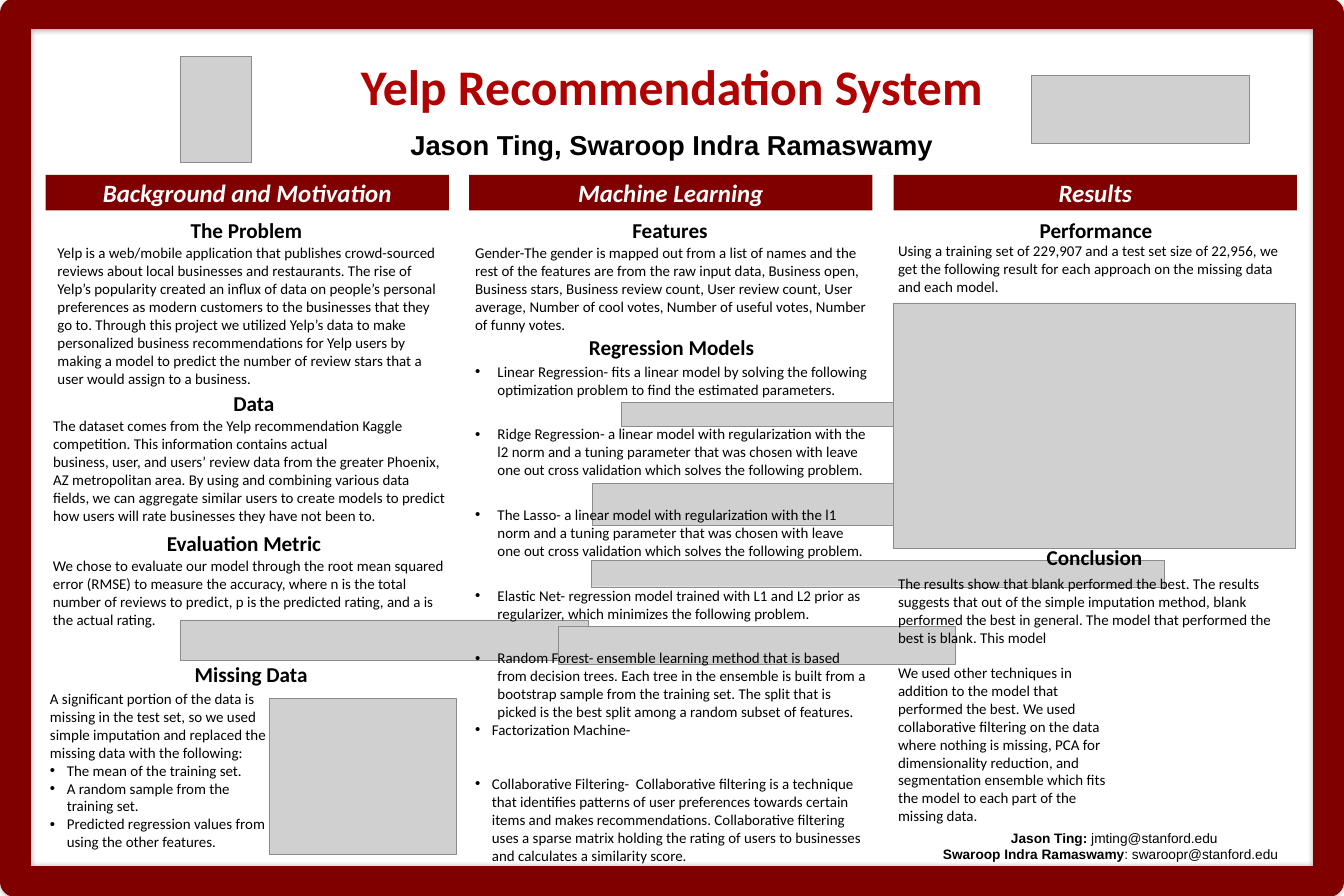
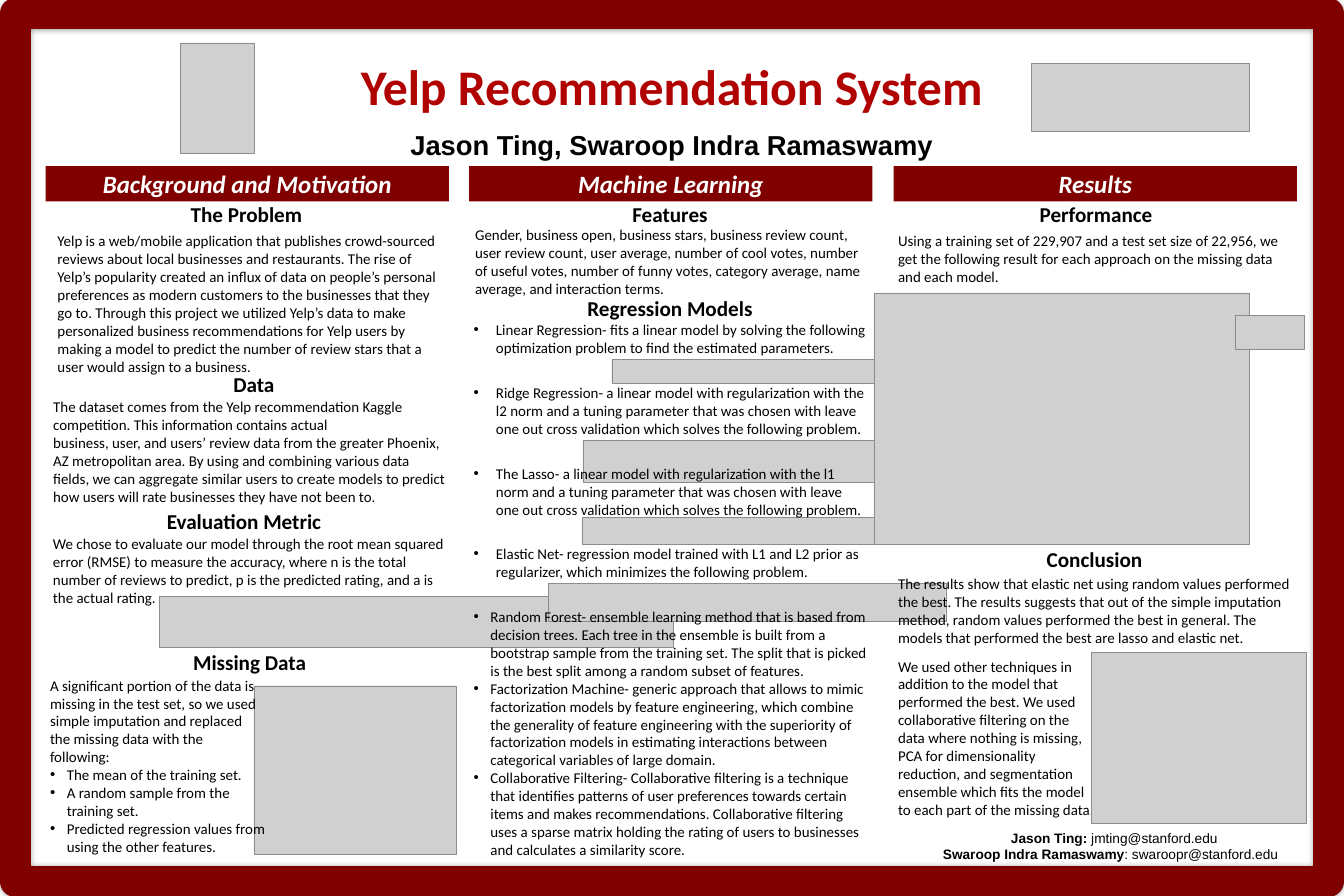
Before and after one commit to s-ramaswamy/CS-229-project, a slide deck: slide 1 of Ting_Ramaswamy_cs229Poster.pptx. Drawn at 1344x896 pixels with LibreOffice and Linux fonts; fonts in the diff are those of the drawing; grey boxes stand for pictures. Boxes give left, top, right and bottom in pixels: in the first picture for what was removed or moved away, otherwise in the second. Text is boxed around its words. In the diff, an @@ line names an element or a change of style, - is before the commit and + after.

Commit message:
poster

```diff
--- a/Ting_Ramaswamy_cs229Poster.pptx
+++ b/Ting_Ramaswamy_cs229Poster.pptx
@@ picture: place and size @@
-picture at (180, 56, 251, 162)
+picture at (180, 43, 254, 153)
@@ 3 texts, 1 picture: place and size @@
-3 texts, 1 picture at (191, 76, 1249, 238)
+3 texts, 1 picture at (191, 63, 1249, 222)
@@ text at (475, 229, 860, 297): text changed @@
-Gender-The gender is mapped out from a list of names and the rest of the features are from the raw input data, Business open, Business stars, Business review count, User review count, User average, Number of cool votes, Number of useful votes, Number of funny votes.
+Gender, business open, business stars, business review count, user review count, user average, number of cool votes, number of useful votes, number of funny votes, category average, name average, and interaction terms.
@@ text "Regression Models": place and size @@
-text "Regression Models" at (589, 340, 754, 359)
+text "Regression Models" at (587, 301, 752, 320)
@@ picture: place and size @@
-picture at (894, 303, 1296, 548)
+picture at (874, 293, 1250, 544)
@@ text "Linear Regression- fits a linear ...": place and size @@
-text "Linear Regression- fits a linear ..." at (492, 366, 867, 864)
+text "Linear Regression- fits a linear ..." at (490, 324, 866, 858)
@@ picture added at (1235, 315, 1305, 349) @@
@@ group added at (548, 359, 1161, 622): 4 pictures @@
@@ picture removed at (621, 402, 1171, 426) @@
@@ 4 texts: place and size @@
-4 texts at (53, 397, 445, 628)
+4 texts at (53, 378, 445, 606)
@@ picture removed at (593, 483, 1142, 526) @@
@@ picture removed at (592, 560, 1164, 587) @@
@@ text "Conclusion": place and size @@
-text "Conclusion" at (1047, 548, 1143, 565)
+text "Conclusion" at (1047, 552, 1143, 567)
@@ picture: place and size @@
-picture at (180, 620, 588, 661)
+picture at (159, 596, 673, 647)
@@ text at (898, 577, 1290, 646): text changed @@
-The results show that blank performed the best. The results suggests that out of the simple imputation method, blank performed the best in general. The model that performed the best is blank. This model
+The results show that elastic net using random values performed the best. The results suggests that out of the simple imputation method, random values performed the best in general. The models that performed the best are lasso and elastic net.
@@ text at (490, 609, 866, 679): indent changed @@
@@ picture removed at (558, 626, 956, 664) @@
@@ 3 rectangles, 3 texts: place and size @@
-3 rectangles, 3 texts at (46, 175, 1297, 686)
+3 rectangles, 3 texts at (46, 166, 1297, 674)
@@ text "We used other techniques in ..." rewrapped from (898, 667, 1106, 824) to (898, 661, 1094, 819) @@
@@ picture added at (1091, 652, 1306, 823) @@
@@ text "A significant portion of the ..." rewrapped from (50, 693, 265, 850) to (50, 680, 265, 855) @@
@@ picture: place and size @@
-picture at (269, 698, 456, 855)
+picture at (254, 686, 457, 855)
@@ text at (490, 683, 864, 768): text changed @@
-• Factorization Machine-
+• Factorization Machine- generic approach that allows to mimic factorization models by feature engineering, which combine the generality of feature engineering with the superiority of factorization models in estimating interactions between categorical variables of large domain.
```
Also in this commit, not shown: 4 other files.
